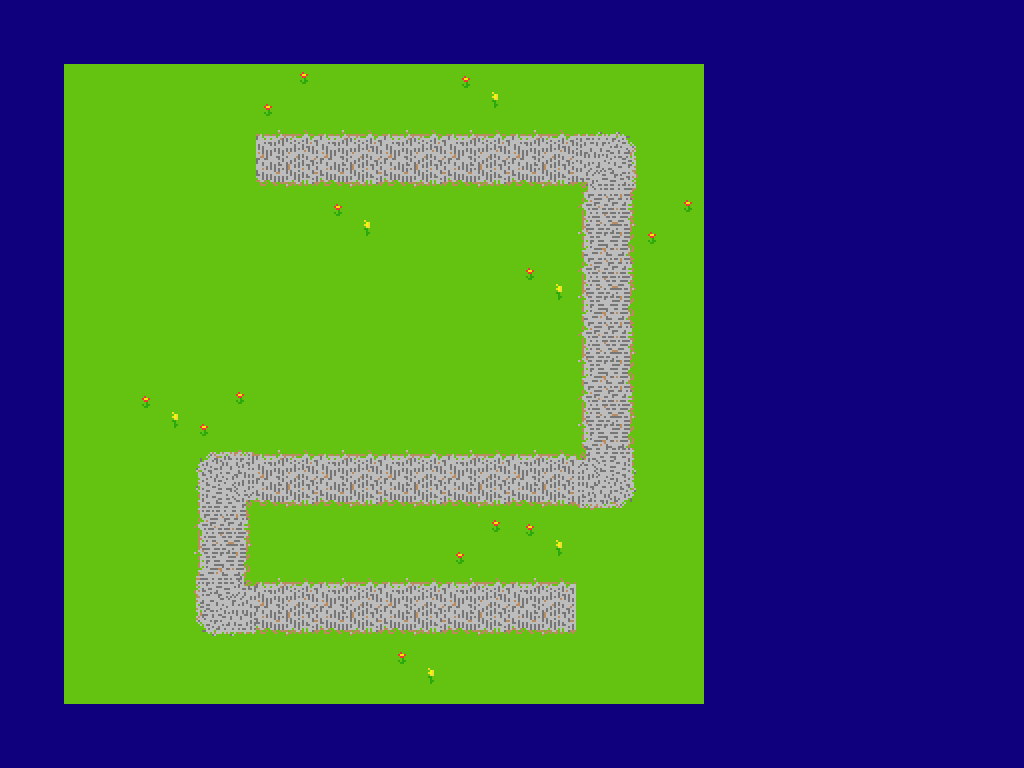
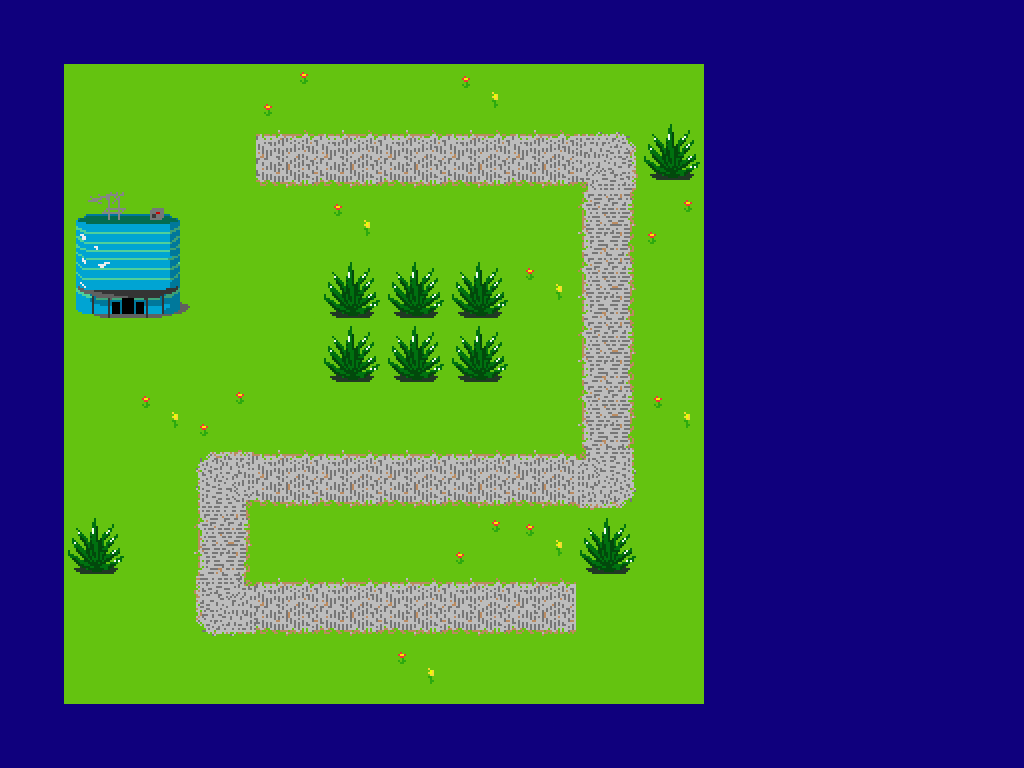
Layers edited between the first and the second w=1024, h=768 image:
removed layer "레이어 200" over (76, 192, 128, 256)
removed layer "레이어 199" over (76, 256, 128, 318)
removed layer "레이어 196" over (128, 256, 190, 318)
removed layer "레이어 184" over (324, 262, 380, 318)
removed layer "레이어 183" over (324, 326, 380, 382)
removed layer "레이어 182" over (388, 326, 444, 382)
removed layer "레이어 181" over (388, 262, 444, 318)
removed layer "레이어 180" over (452, 262, 508, 318)
removed layer "레이어 179" over (452, 326, 508, 382)
removed layer "레이어 65" over (68, 518, 124, 574)
removed layer "레이어 59" over (580, 518, 636, 574)
moved "레이어 10" above "레이어 9", painted on it over (452, 326, 636, 574)
moved "레이어 9" above "레이어 14", painted on it over (324, 326, 508, 382)
painted on "레이어 14" over (68, 256, 508, 574)
painted on "레이어 13" over (68, 256, 444, 574)
painted on "레이어 12" over (68, 256, 380, 574)
painted on "레이어 8" over (388, 326, 508, 382)
painted on "레이어 7" over (388, 124, 700, 574)
painted on "레이어 6" over (580, 518, 636, 574)
painted on "레이어 5" over (128, 208, 190, 318)
painted on "레이어 4" over (68, 192, 190, 574)
painted on "레이어 3" over (128, 256, 190, 318)
painted on "레이어 2" over (68, 256, 128, 574)
painted on "배경" over (68, 124, 700, 574)
…and 6 more changes (2 painted, 4 removed)
